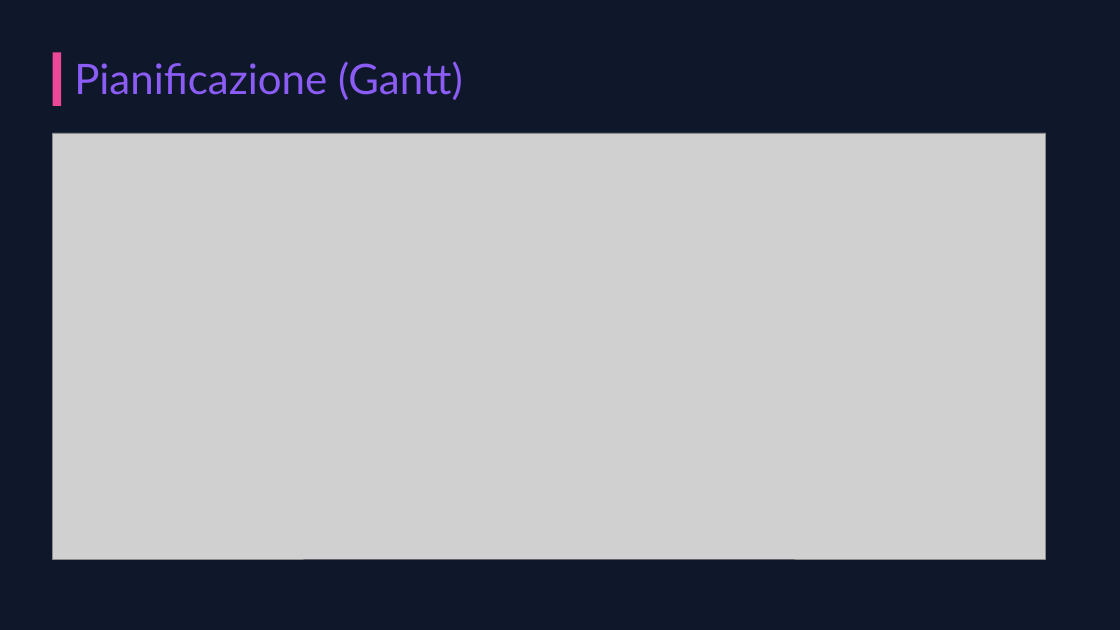
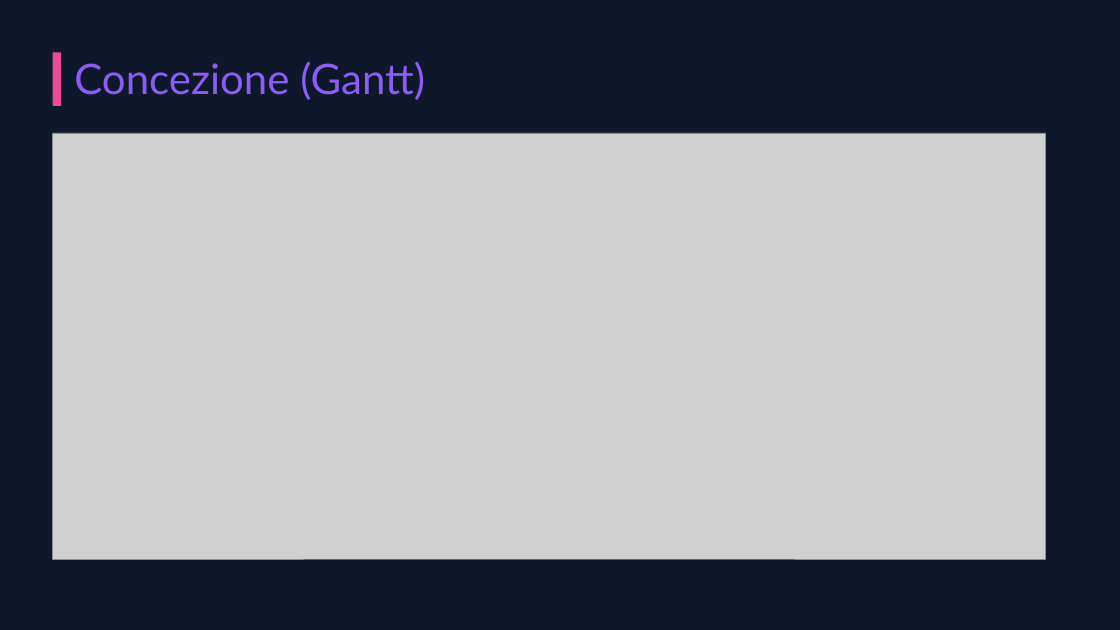
Before and after one commit to Julie0411/study_modulo_306, a slide deck: slide 8 of documentazione/Presentazione_progetto_StudySpace_Elisa_Julie.pptx (slide 7 before the commit). Drawn at 1120x630 pixels with LibreOffice and Linux fonts; fonts in the diff are those of the drawing; grey boxes stand for pictures. Boxes give left, top, right and bottom in pixels: in the first picture for what was removed or moved away, otherwise in the second. Text is boxed around its words. In the diff, an @@ line names an element or a change of style, - is before the commit and + after.

```diff
--- a/documentazione/Presentazione_progetto_StudySpace_Elisa_Julie.pptx
+++ b/documentazione/Presentazione_progetto_StudySpace_Elisa_Julie.pptx
@@ text at box(74, 61, 425, 100): text changed @@
-Pianificazione (Gantt)
+Concezione (Gantt)
```
Also in this commit, not shown: 1 other slide changed, 1 slide added.
